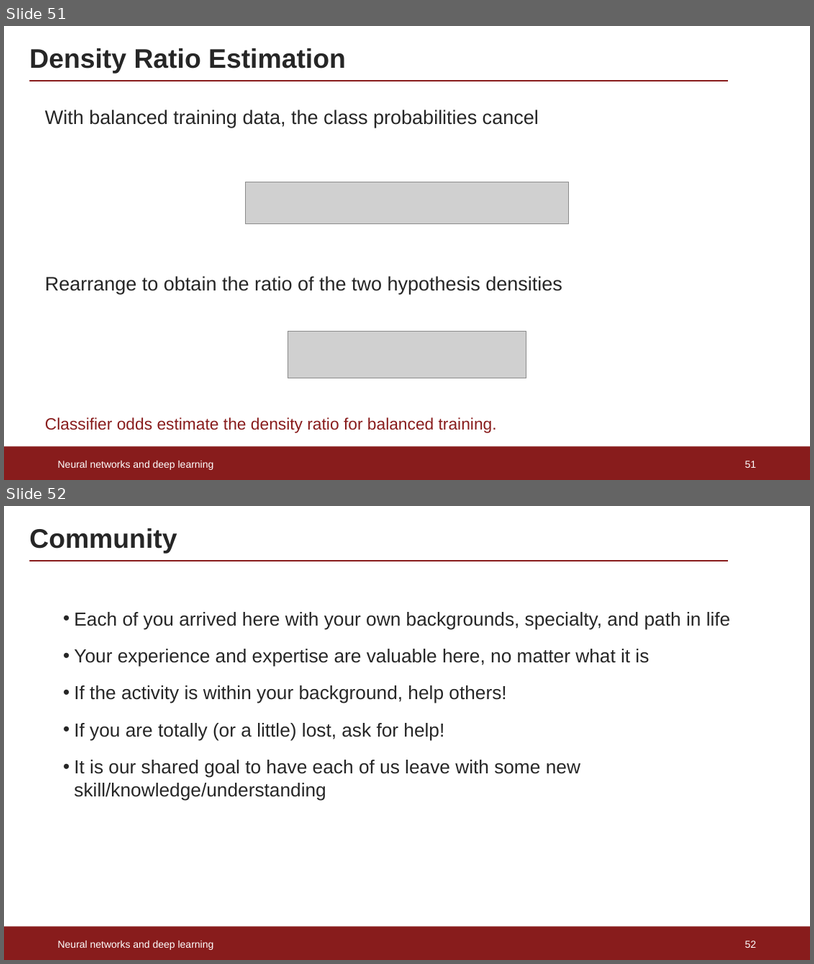
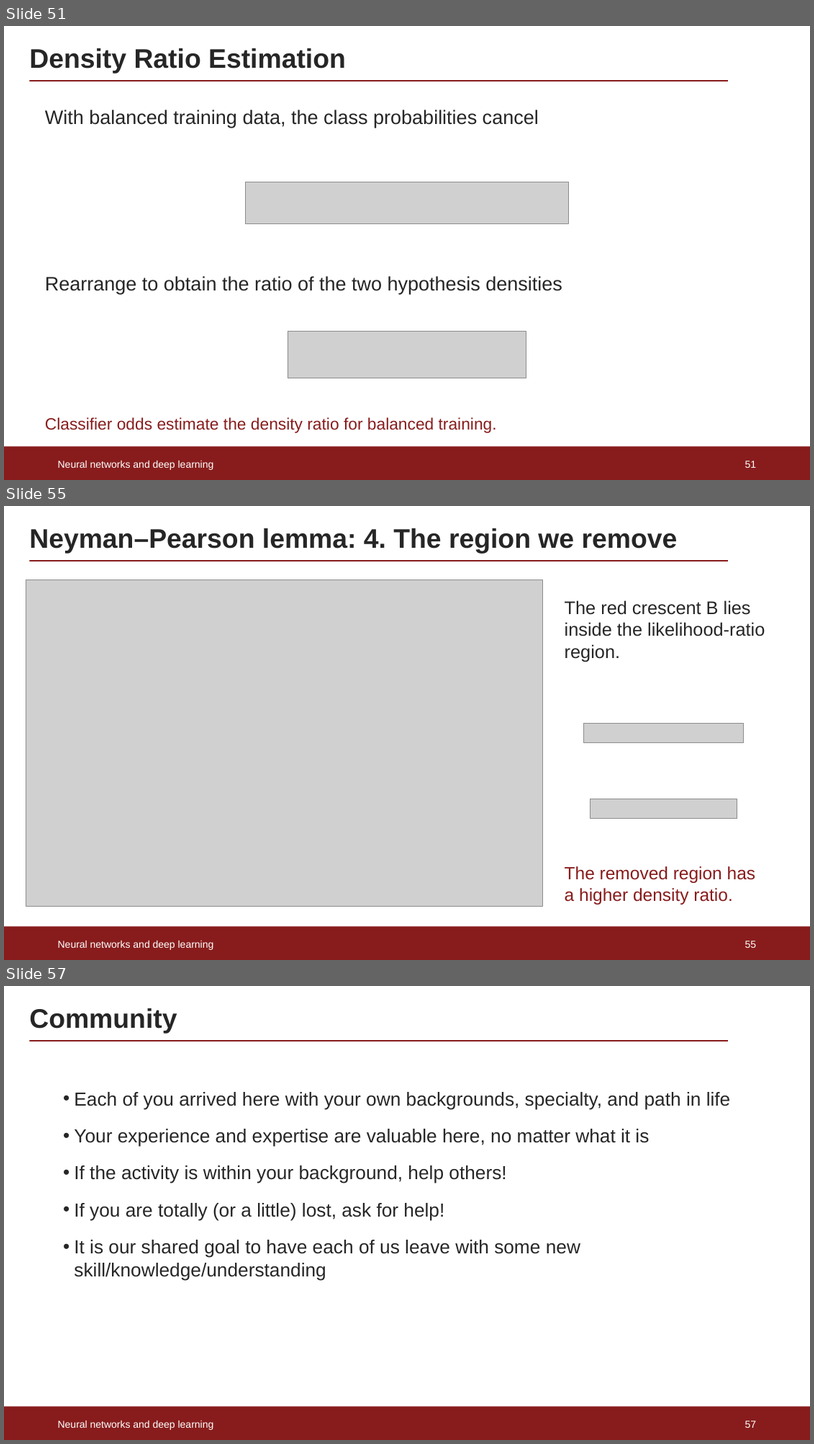
Before and after one commit to rafaellopesdesa/ML_Mandi, a slide deck: lectures/Lecture1_Neural_Networks.pptx. Shown one above the other, each under a label of ours: slides 51 and 52 before the commit, slides 51, 55 and 57 after it; the slides between them are not shown. The pictures are 814x964 and 814x1444 pixels, drawn with LibreOffice and Linux fonts; fonts in the diff are those of the drawing; grey boxes stand for pictures. Boxes give left, top, right and bottom in pixels: in the first picture for what was removed or moved away, otherwise in the second. Text is boxed around its words. In the diff, an @@ line names an element or a change of style, - is before the commit and + after.

```diff
--- a/lectures/Lecture1_Neural_Networks.pptx
+++ b/lectures/Lecture1_Neural_Networks.pptx
@@ slide 55 added at (x1=4, y1=506, x2=810, y2=960), background #FFFFFF @@
@@ title added at (x1=29, y1=528, x2=678, y2=554), 32 pt, text #262626, bold @@
+Neyman–Pearson lemma: 4. The region we remove
@@ line added from (29, 561) to (729, 561), #881C1C 1.5 pt @@
@@ picture added at (x1=26, y1=580, x2=543, y2=906) @@
@@ text added at (x1=565, y1=600, x2=765, y2=662), 21.7 pt, text #262626 @@
+The red crescent B lies inside the likelihood-ratio region.
@@ picture added at (x1=584, y1=723, x2=744, y2=743) @@
@@ picture added at (x1=590, y1=798, x2=737, y2=818) @@
@@ text added at (x1=565, y1=866, x2=756, y2=904), 21 pt, text #881C1C @@
+The removed region has a higher density ratio.
@@ rectangle added at (x1=4, y1=926, x2=810, y2=959), fill #881C1C @@
@@ text added at (x1=58, y1=940, x2=214, y2=950), 12 pt, text #FFFFFF @@
+Neural networks and deep learning
@@ page number added at (x1=746, y1=940, x2=757, y2=947), 12 pt, text #FFFFFF @@
+55
@@ what was slide 52 is now slide 57 @@
@@ page number at (x1=746, y1=1420, x2=757, y2=1427): text changed @@
-52
+57
```
Also in this commit, not shown: 4 other slides added, 1 other file.
